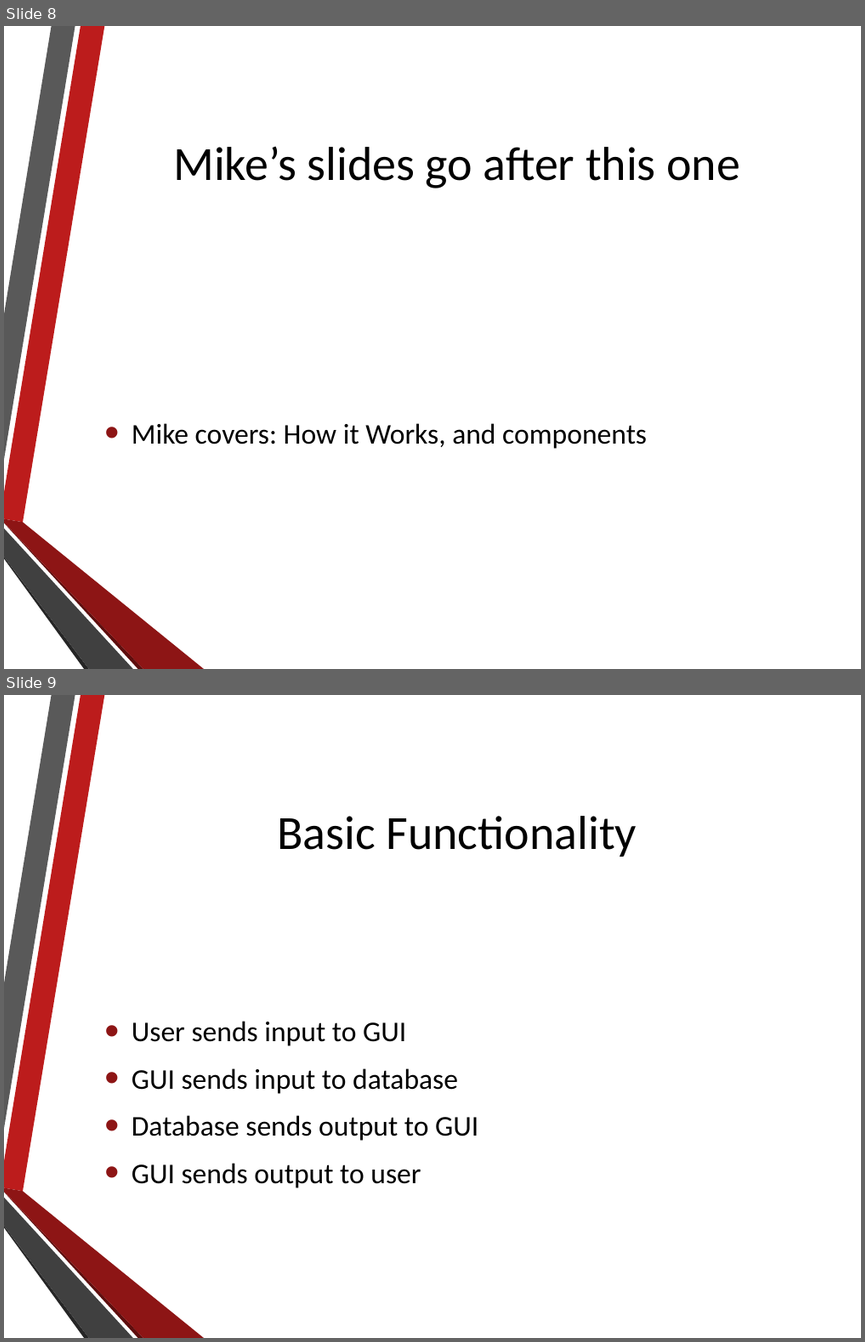
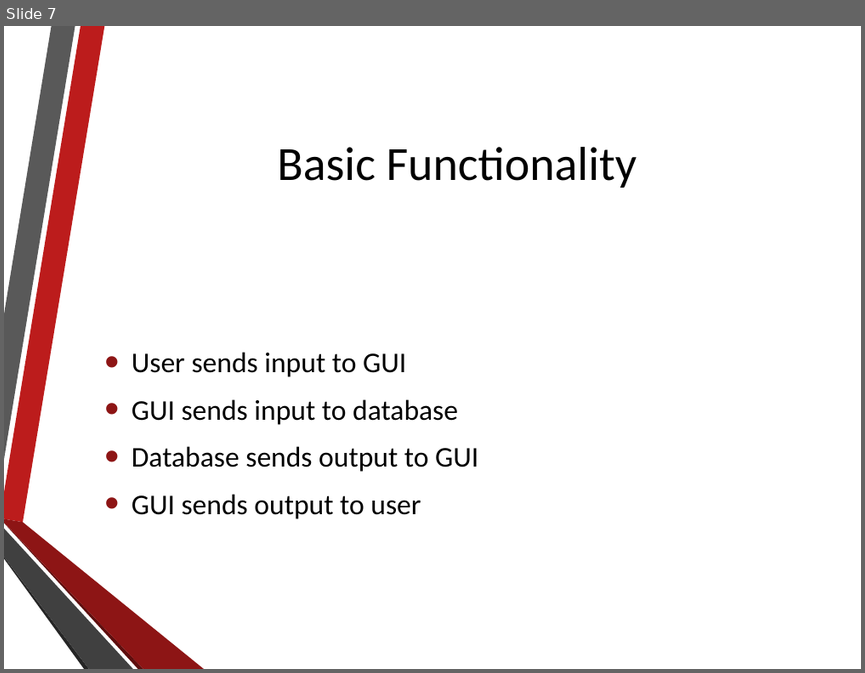
Before and after one commit to NathanielInman/IMS, a slide deck: Development Resources/Presentation.pptx. Shown one above the other, each under a label of ours: slides 8 and 9 before the commit, slide 7 after it. The pictures are 865x1342 and 865x673 pixels, drawn with LibreOffice and Linux fonts; fonts in the diff are those of the drawing; background and template pictures are left out. Boxes give left, top, right and bottom in pixels: in the first picture for what was removed or moved away, otherwise in the second. Text is boxed around its words. In the diff, an @@ line names an element or a change of style, - is before the commit and + after.

```diff
--- a/Development Resources/Presentation.pptx
+++ b/Development Resources/Presentation.pptx
@@ slide 8 removed at (4, 26, 861, 669), background picture (left out); not listed: 6 template elements that a slide beside it also shows @@
@@ title removed at (173, 146, 740, 188) @@
-Mike’s slides go after this one
@@ text removed at (132, 423, 647, 448) @@
-• Mike covers: How it Works, and components
@@ what was slide 9 is now slide 7 @@
```
Also in this commit, not shown: 1 slide added, 4 other slides removed.
